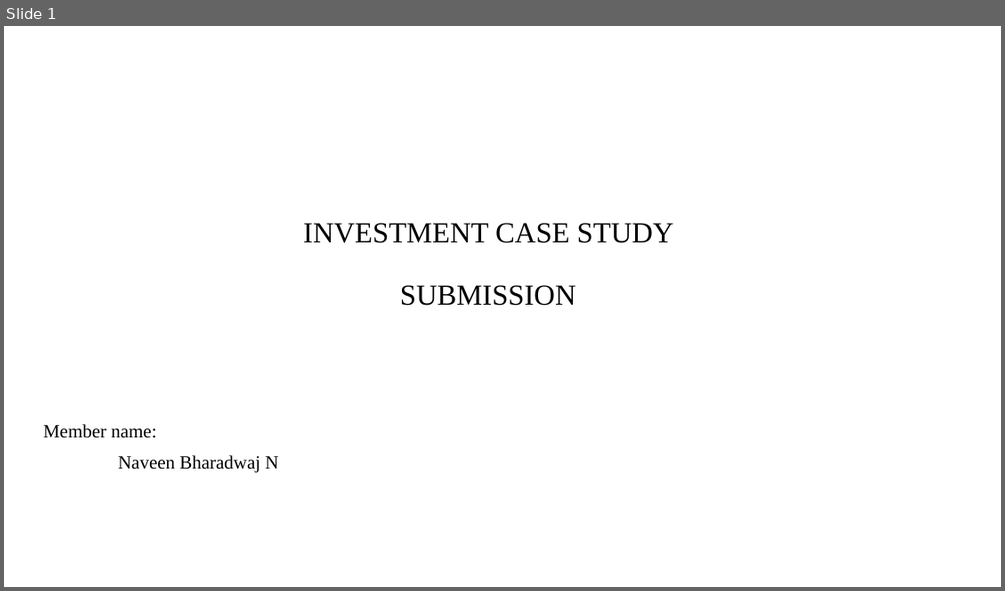
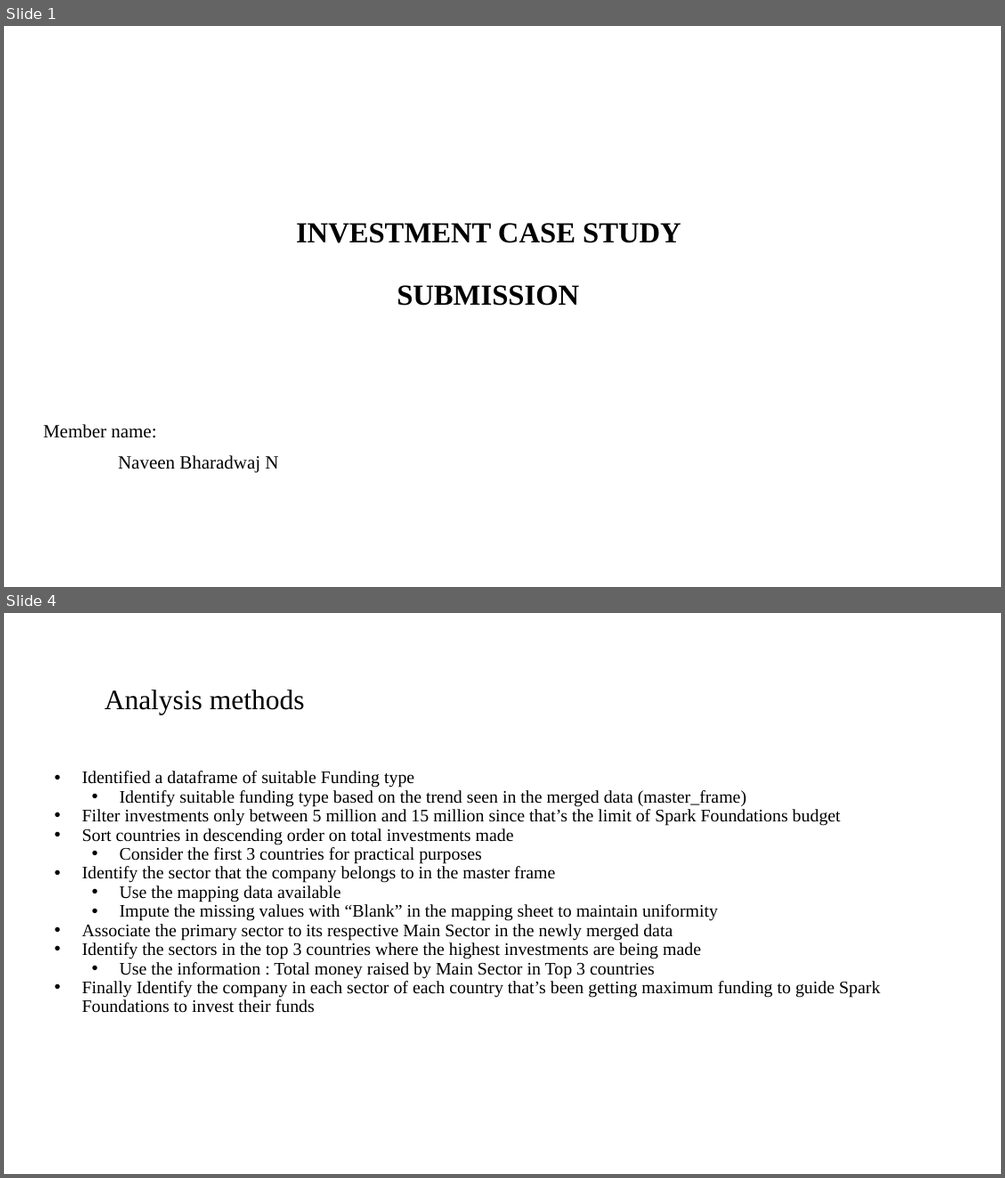
Before and after one commit to Nav33nn/investmentAnalysis, a slide deck: InvestmentAnalysis/results/Spark Funds Presentation.pptx. Shown one above the other, each under a label of ours: slide 1 before the commit, slides 1 and 4 after it; the slides between them are not shown. The pictures are 1005x591 and 1005x1178 pixels, drawn with LibreOffice and Linux fonts; fonts in the diff are those of the drawing; background and template pictures are left out. Boxes give left, top, right and bottom in pixels: in the first picture for what was removed or moved away, otherwise in the second. Text is boxed around its words. In the diff, an @@ line names an element or a change of style, - is before the commit and + after.

Commit message:
Case study - Investment Analysis Complete

```diff
--- a/InvestmentAnalysis/results/Spark Funds Presentation.pptx
+++ b/InvestmentAnalysis/results/Spark Funds Presentation.pptx
@@ slide 4 added at [4,613,1001,1174], background #FFFFFF @@
@@ title added at [105,690,305,714], 27 pt, text #000000 @@
+Analysis methods
@@ text added at [82,771,880,1013], 17 pt, text #000000 @@
+• Identified a dataframe of suitable Funding type
+  • Identify suitable funding type based on the trend seen in the merged data (master_frame)
+• Filter investments only between 5 million and 15 million since that’s the limit of Spark Foundations budget
+• Sort countries in descending order on total investments made
+  • Consider the first 3 countries for practical purposes
+• Identify the sector that the company belongs to in the master frame
+  • Use the mapping data available
+  • Impute the missing values with “Blank” in the mapping sheet to maintain uniformity
+• Associate the primary sector to its respective Main Sector in the newly merged data
+• Identify the sectors in the top 3 countries where the highest investments are being made
+  • Use the information : Total money raised by Main Sector in Top 3 countries
+• Finally Identify the company in each sector of each country that’s been getting maximum funding to guide Spark Foundations to invest their funds
@@ slide 1 changed as well @@
@@ title "INVESTMENT CASE STUDY SUBMISSION" at [296,223,681,305]: bold on @@
```
Also in this commit, not shown: 5 other slides added, 9 slides removed, 5 other files.
